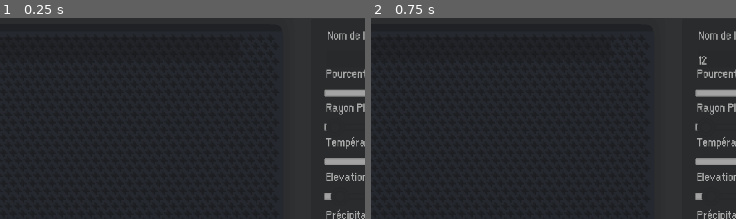
Above: before the commit, frames 1-2 (left to right).
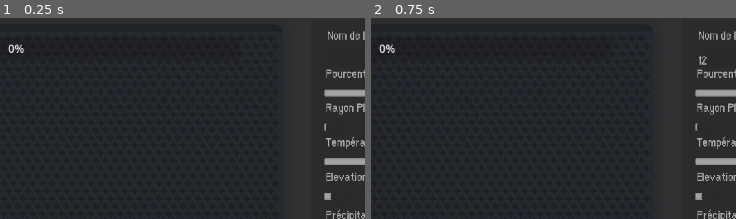
Above: after the commit, the same moments.

Repository: Jujedie/PlanetGenerator
Game: Godot game, scene res://data/scn/master.tscn
Same seed, same stepped clock (60 frames per second), same inputs: the game is played once before the commit and once after it.
Inputs (mouse positions are % of the whole screen's width and height, from its top left):
- Up to frame 1 (0.25 s): no input
- Up to frame 2 (0.75 s): click (89, 10) at 0.52 s; type "12" at 0.6 s
The pictures show only the part of the screen within x 33-83%, y 0-50%; the shares and areas given below are measured in that part.

The runs differ from the first frame. In frame 1, 0.1% of the frame differs, in the area x 2-7%, y 12-18%; in frame 2, 0.1%.

Commit message:
Remove debug print statement and adjust step calculation in biome map generation

Diff:
--- a/data/scn/master.tscn
+++ b/data/scn/master.tscn
@@ -380,7 +380,6 @@
 offset_top = -12.0
 offset_right = 788.0
 offset_bottom = 21.0
-show_percentage = false
 metadata/_edit_lock_ = true
 
 [node name="Cadre" type="Sprite2D" parent="Node2D"]
--- a/src/planetGenerator.gd
+++ b/src/planetGenerator.gd
@@ -325,7 +325,7 @@
 
 	print("Génération de la carte")
 	var range = circonference / self.nb_thread
-	var pas = 38.0/(self.nb_thread)
+	var pas = 38/(self.nb_thread)
 	var rest = 38 - pas*self.nb_thread
 	var threadArray = []
 	for i in range(0, self.nb_thread, 1):
